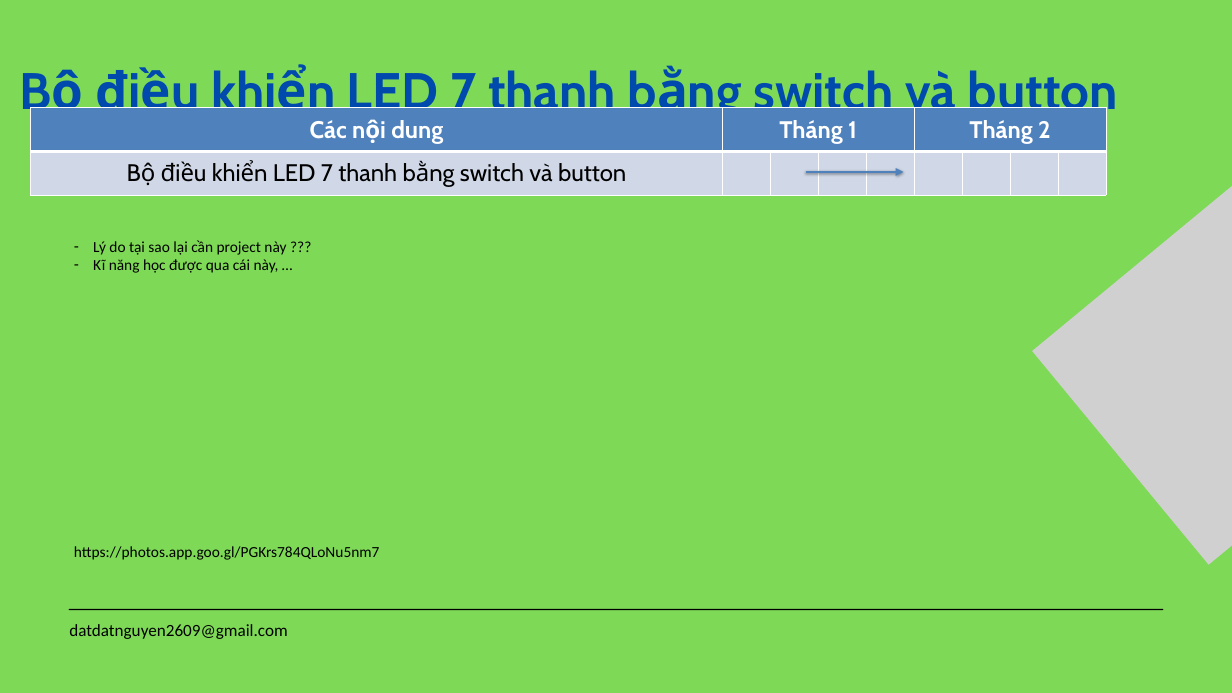
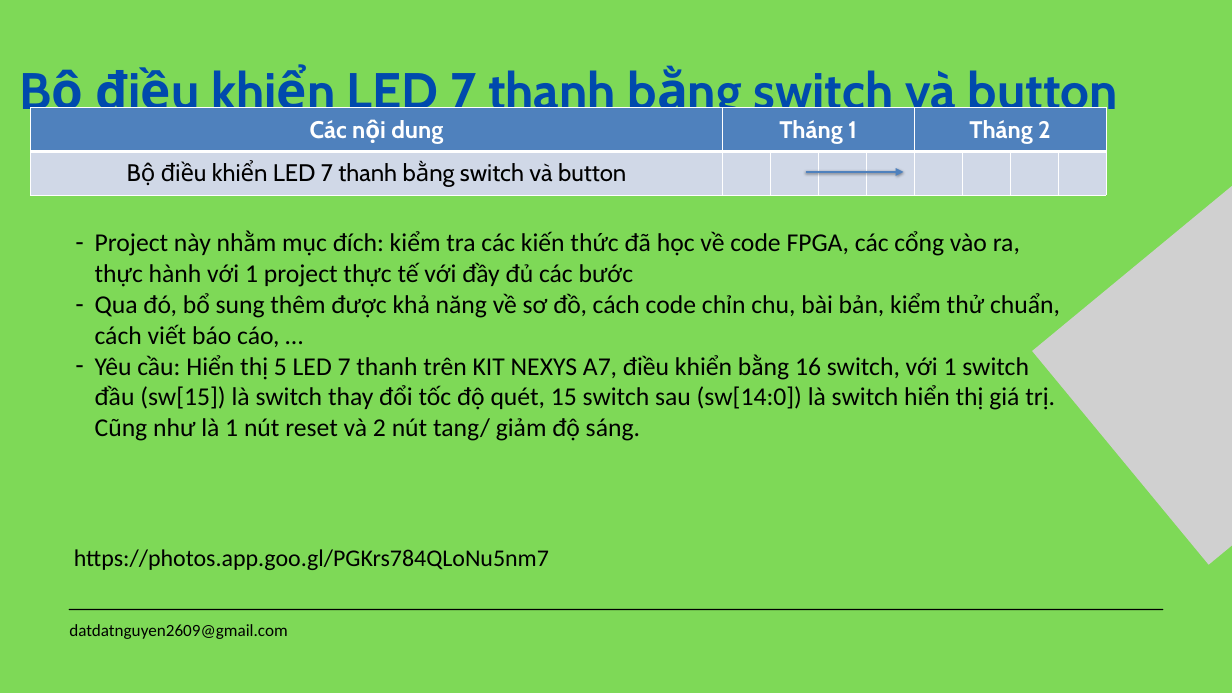
Before and after one commit to datdatnguyen2609/jit_intern, a slide deck: slide 12 of report/monthly_report/first_month_intern_report_nguyenthanhdat.pptx. Drawn at 1232x693 pixels with LibreOffice and Linux fonts; fonts in the diff are those of the drawing; grey boxes stand for pictures. Boxes give left, top, right and bottom in pixels: in the first picture for what was removed or moved away, otherwise in the second. Text is boxed around its words. In the diff, an @@ line names an element or a change of style, - is before the commit and + after.

```diff
--- a/report/monthly_report/first_month_intern_report_nguyenthanhdat.pptx
+++ b/report/monthly_report/first_month_intern_report_nguyenthanhdat.pptx
@@ text at <box>95,230,1060,441</box>: text changed; size 18 to 30 pt @@
-– Lý do tại sao lại cần project này ???
-– Kĩ năng học được qua cái này, …
+– Project này nhằm mục đích: kiểm tra các kiến thức đã học về code FPGA, các cổng vào ra, thực hành với 1 project thực tế với đầy đủ các bước
+– Qua đó, bổ sung thêm được khả năng về sơ đồ, cách code chỉn chu, bài bản, kiểm thử chuẩn, cách viết báo cáo, …
+– Yêu cầu: Hiển thị 5 LED 7 thanh trên KIT NEXYS A7, điều khiển bằng 16 switch, với 1 switch đầu (sw[15]) là switch thay đổi tốc độ quét, 15 switch sau (sw[14:0]) là switch hiển thị giá trị. Cũng như là 1 nút reset và 2 nút tang/ giảm độ sáng.
@@ text "https://photos.app.goo.gl/PGKrs784QLoNu5nm7" at <box>74,549,549,570</box>: size 18 to 28 pt @@
```
Also in this commit, not shown: 1 other slide changed, 2 slides added.
